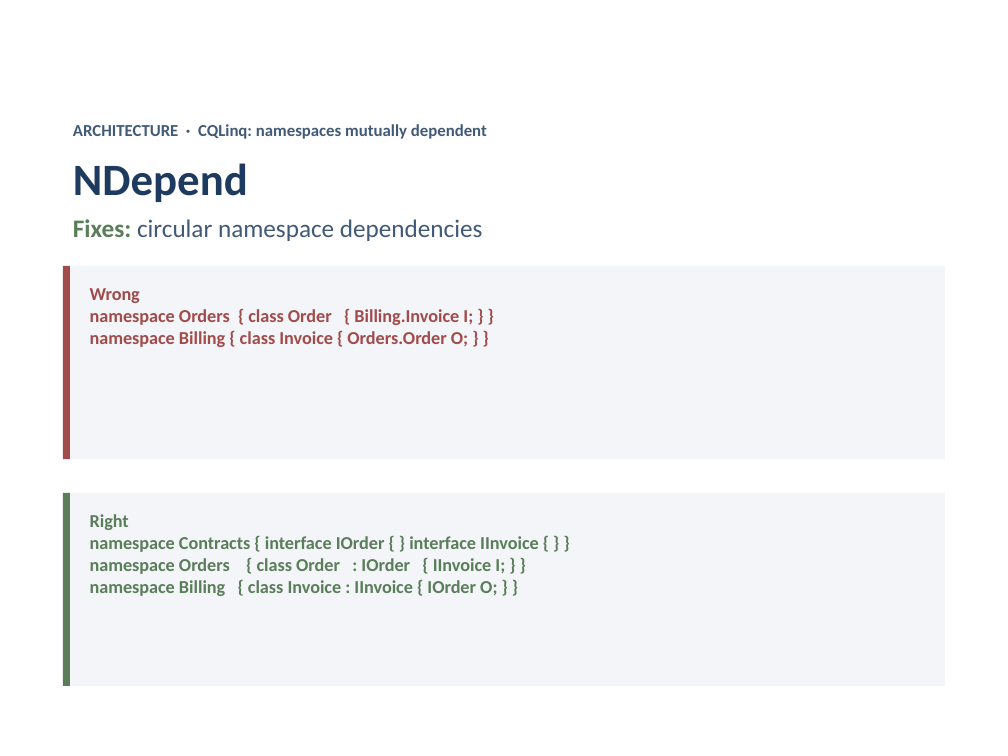
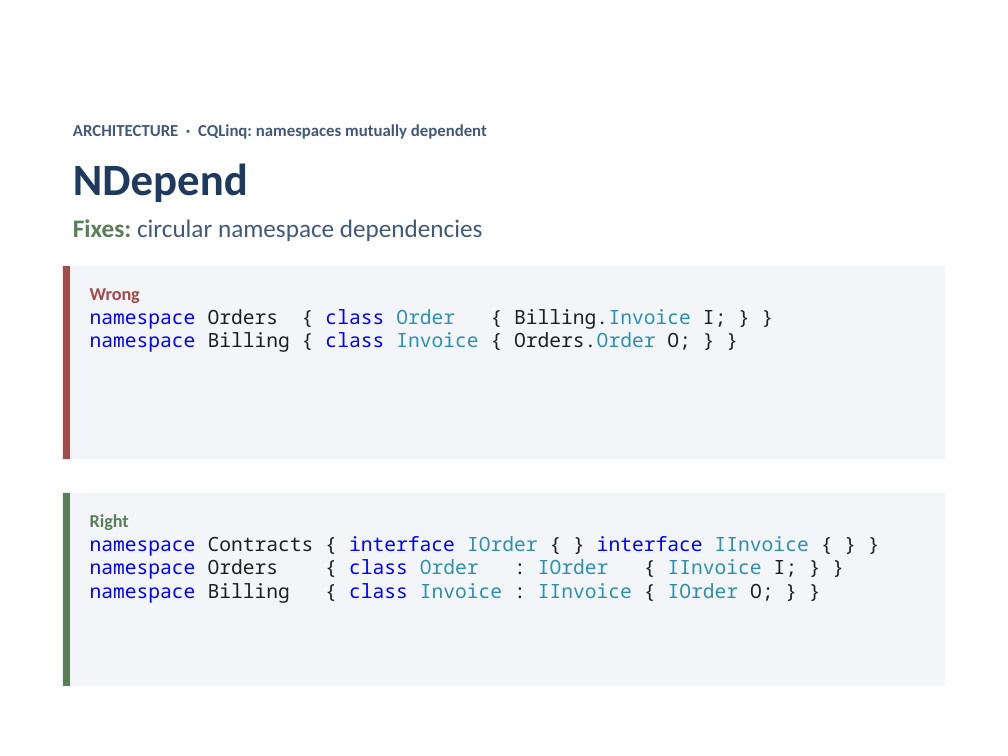
Before and after one commit to isidore/Talks, a slide deck: slide 25 of Slides/Analyzers.Net.pptx. Drawn at 1008x756 pixels with LibreOffice and Linux fonts; fonts in the diff are those of the drawing. Boxes give left, top, right and bottom in pixels: in the first picture for what was removed or moved away, otherwise in the second. Text is boxed around its words. In the diff, an @@ line names an element or a change of style, - is before the commit and + after.

Commit message:
code styling

```diff
--- a/Slides/Analyzers.Net.pptx
+++ b/Slides/Analyzers.Net.pptx
@@ rectangle "Wrong namespace Orders { class ..." at [70,266,944,460]: text colour #1F3A5F to #0000FF in "namespace class namespace class"; text colour #1F3A5F to #1F1F1F in "Orders { { Billing.Invoice I; } } ..."; text colour #1F3A5F to #2B91AF in "Order Billing.Invoice Invoice Orders.Order" @@
@@ rectangle "Right namespace Contracts { interface ..." at [70,493,944,686]: text colour #1F3A5F to #0000FF in "namespace interface interface namespace class namespace clas ..."; text colour #1F3A5F to #1F1F1F in "Contracts { { } { } } ..."; text colour #1F3A5F to #2B91AF in "IOrder IInvoice Order IOrder IInvoice Invoice IInvoice ..." @@
```
Also in this commit, not shown: 23 other slides changed.
